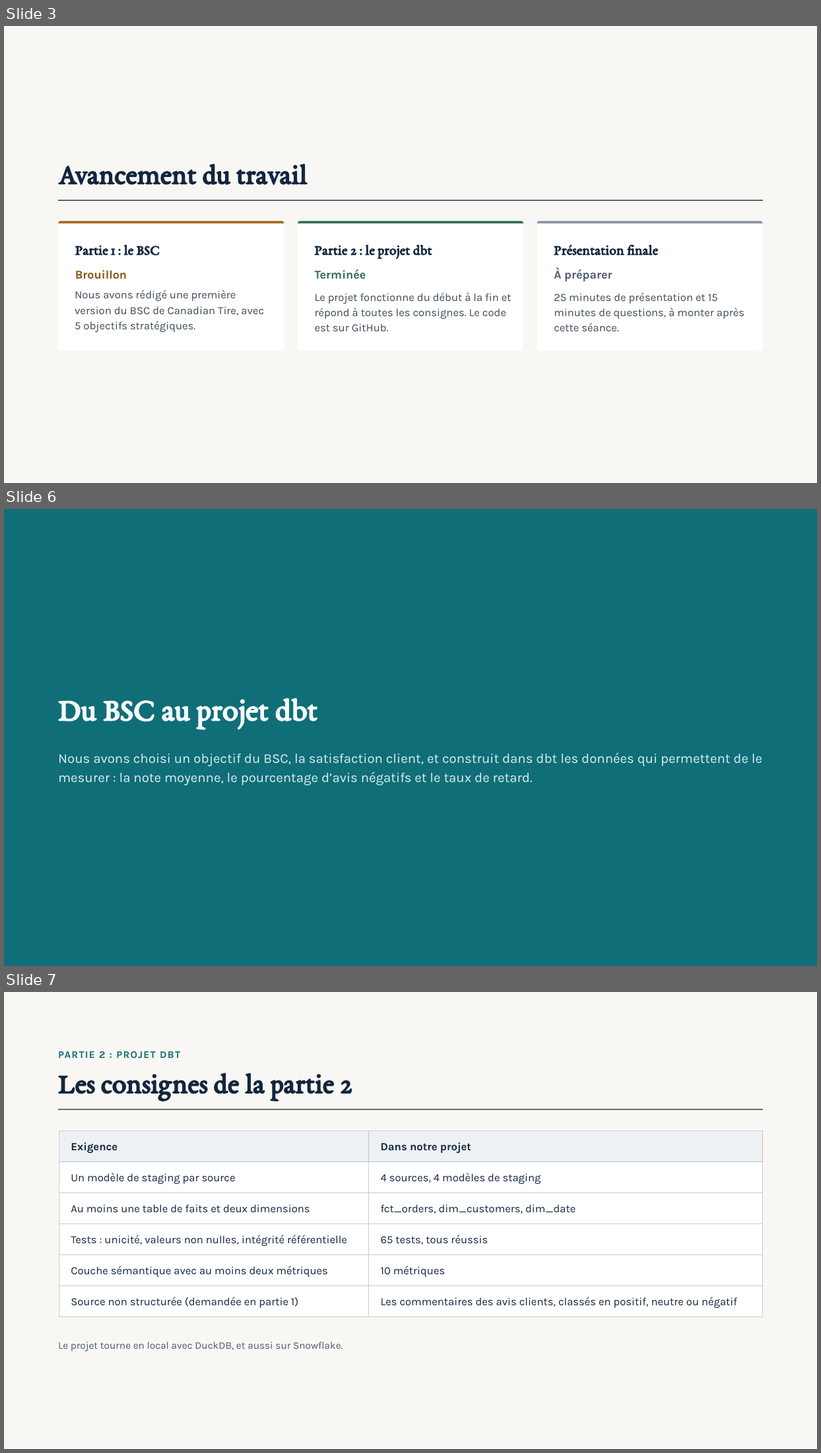
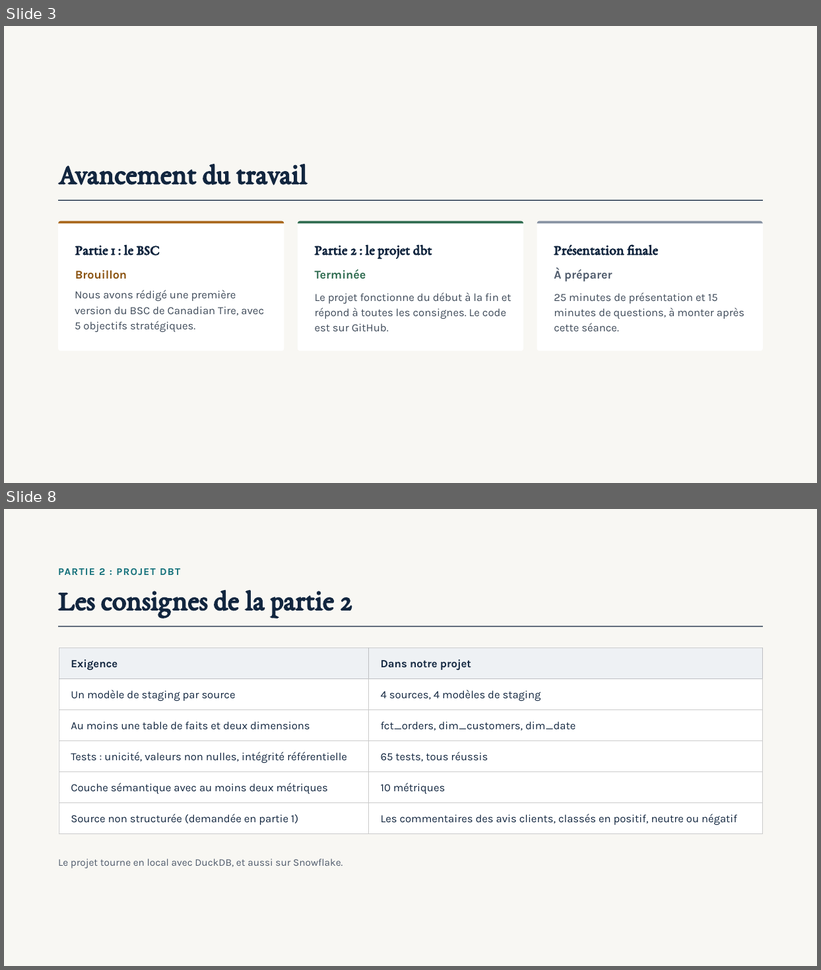
Before and after one commit to adilblanco/projet-session-dbt, a slide deck: docs/Seance_Encadrement_Commerce_detail.pptx. Shown one above the other, each under a label of ours: slides 3, 6 and 7 before the commit, slides 3 and 8 after it; the slides between them are not shown. The pictures are 821x1453 and 821x970 pixels, drawn with LibreOffice and Linux fonts; fonts in the diff are those of the drawing. Boxes give left, top, right and bottom in pixels: in the first picture for what was removed or moved away, otherwise in the second. Text is boxed around its words. In the diff, an @@ line names an element or a change of style, - is before the commit and + after.

```diff
--- a/docs/Seance_Encadrement_Commerce_detail.pptx
+++ b/docs/Seance_Encadrement_Commerce_detail.pptx
@@ slide 6 removed at bbox=[4, 509, 817, 966], background #0F6E78 @@
@@ title removed at bbox=[58, 698, 318, 729] @@
-Du BSC au projet dbt
@@ text removed at bbox=[58, 753, 762, 786] @@
-Nous avons choisi un objectif du BSC, la satisfaction client, et construit dans dbt les données qui permettent de le mesurer : la note moyenne, le pourcentage d’avis négatifs et le taux de retard.
@@ what was slide 7 is now slide 8 @@
```
Also in this commit, not shown: 4 slides changed, 2 slides added, 1 other file.
